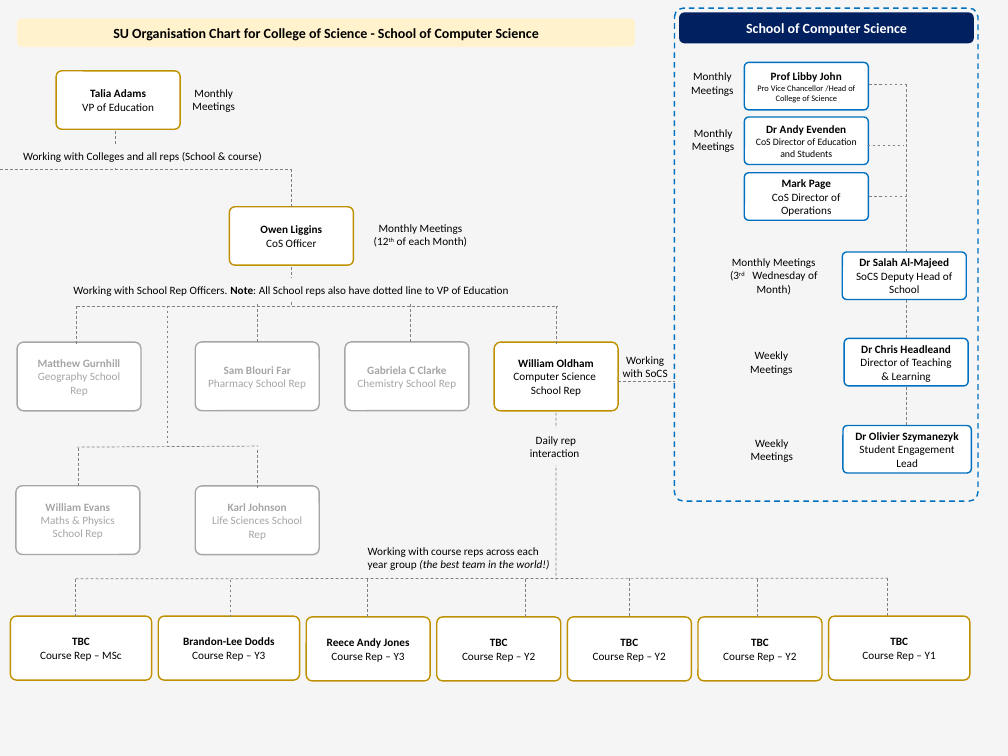
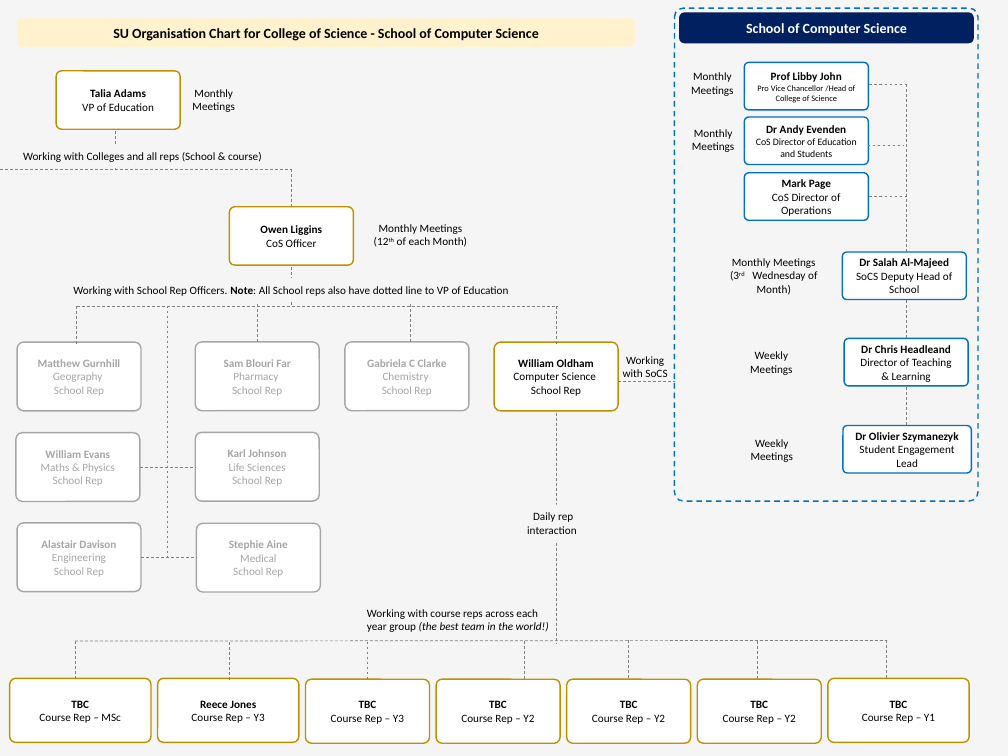
Before and after one commit to socsreps/socsreps.github.io, a slide deck: slide 1 of assets/SoCS SU Organisation Chart - Editable.pptx. Drawn at 1008x756 pixels with LibreOffice and Linux fonts; fonts in the diff are those of the drawing. Boxes give left, top, right and bottom in pixels: in the first picture for what was removed or moved away, otherwise in the second. Text is boxed around its words. In the diff, an @@ line names an element or a change of style, - is before the commit and + after.

```diff
--- a/assets/SoCS SU Organisation Chart - Editable.pptx
+++ b/assets/SoCS SU Organisation Chart - Editable.pptx
@@ line moved from (167, 305) - (167, 448) to (167, 305) - (167, 557) @@
@@ text in rounded rectangle at (x1=53, y1=372, x2=104, y2=396): text changed @@
-Geography School Rep
+Geography
+School Rep
@@ text in rounded rectangle at (x1=232, y1=372, x2=282, y2=396): text changed @@
-Pharmacy School Rep
+Pharmacy
+School Rep
@@ text in rounded rectangle at (x1=382, y1=372, x2=431, y2=395): text changed @@
-Chemistry School Rep
+Chemistry
+School Rep
@@ line moved from (556, 412) - (556, 580) to (556, 412) - (556, 643) @@
@@ rounded rectangle "William Evans" moved from (x1=16, y1=486, x2=140, y2=554) to (x1=16, y1=432, x2=140, y2=501) @@
@@ line removed from (78, 448) to (78, 487) @@
@@ rounded rectangle "Karl Johnson" moved from (x1=196, y1=486, x2=320, y2=554) to (x1=196, y1=432, x2=320, y2=501) @@
@@ line moved from (77, 448) - (258, 447) to (140, 467) - (196, 467) @@
@@ text in rounded rectangle at (x1=229, y1=463, x2=286, y2=486): text changed @@
-Life Sciences School Rep
+Life Sciences
+School Rep
@@ line removed from (257, 450) to (257, 489) @@
@@ text "Daily rep interaction" moved from (x1=530, y1=436, x2=579, y2=457) to (x1=527, y1=512, x2=576, y2=534) @@
@@ rounded rectangle added at (x1=17, y1=523, x2=141, y2=592), fill #FFFFFF, outline #A6A6A6 1 pt, 8 pt, text #A6A6A6 @@
+Alastair Davison
+Engineering
+School Rep
@@ rounded rectangle added at (x1=197, y1=523, x2=321, y2=592), fill #FFFFFF, outline #A6A6A6 1 pt, 8 pt, text #A6A6A6 @@
+Stephie Aine
+Medical
+School Rep
@@ line added from (141, 557) to (197, 557), #808080 0.5 pt dashed @@
@@ 8 lines, 7 rounded rectangles, 1 text moved together from (x1=10, y1=547, x2=970, y2=681) to (x1=10, y1=609, x2=969, y2=744) @@
@@ text in rounded rectangle at (x1=200, y1=700, x2=256, y2=708): text changed @@
-Brandon-Lee Dodds
+Reece Jones
@@ text in rounded rectangle at (x1=359, y1=700, x2=377, y2=708): text changed @@
-Reece Andy Jones
+TBC
```
Also in this commit, not shown: 1 other file.
